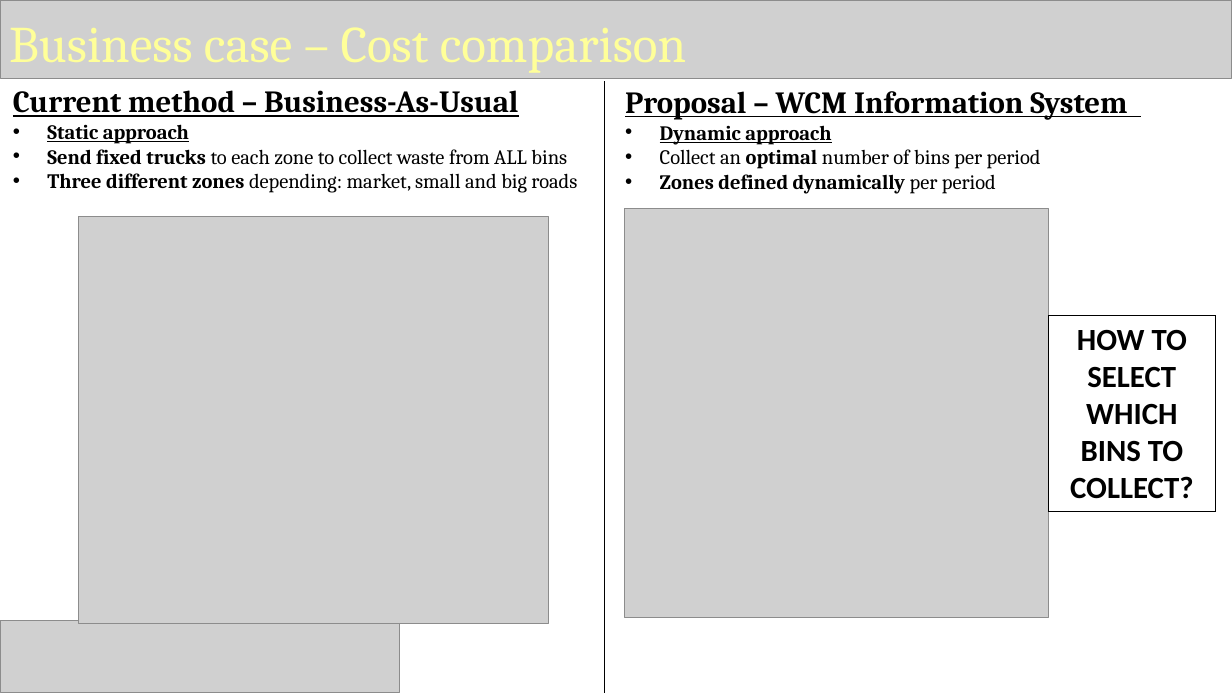
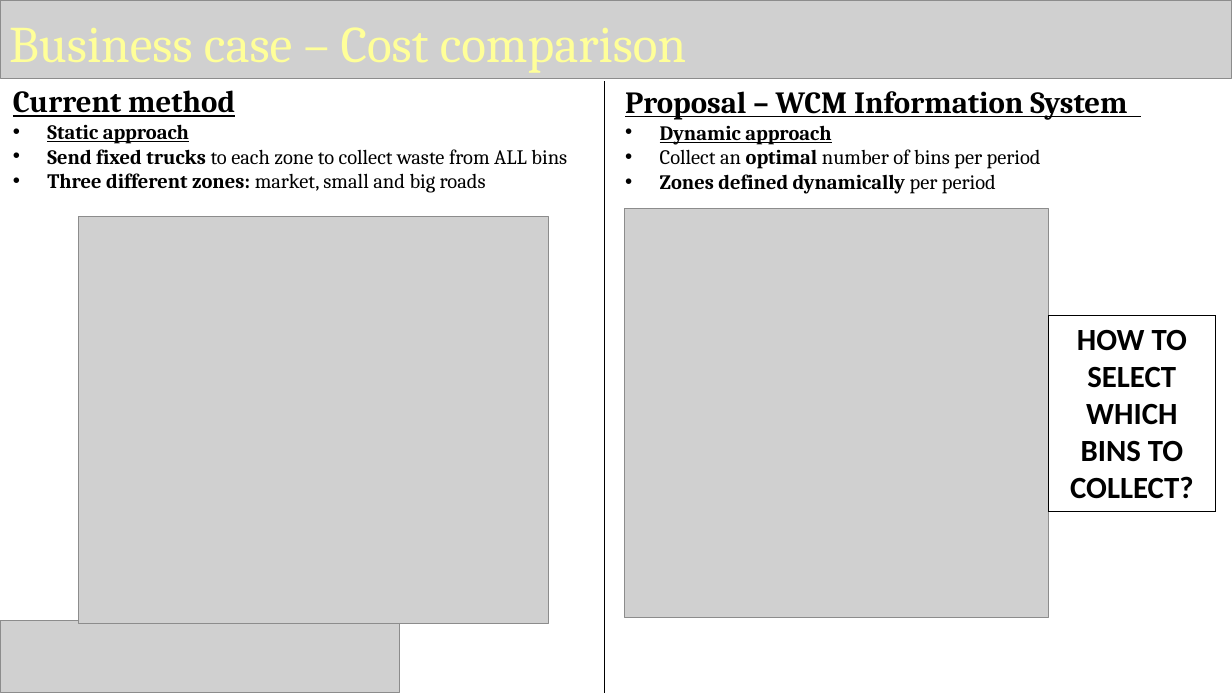
Before and after one commit to MariaFdez/StochasticModels, a slide deck: slide 7 of presentation_Stochastics_final.pptm. Drawn at 1232x693 pixels with LibreOffice and Linux fonts; fonts in the diff are those of the drawing; grey boxes stand for pictures. Boxes give left, top, right and bottom in pixels: in the first picture for what was removed or moved away, otherwise in the second. Text is boxed around its words. In the diff, an @@ line names an element or a change of style, - is before the commit and + after.

```diff
--- a/presentation_Stochastics_final.pptm
+++ b/presentation_Stochastics_final.pptm
@@ text at (13, 90, 235, 117): text changed @@
-  Current method – Business-As-Usual
+  Current method
@@ text at (47, 173, 486, 193): text changed @@
-  • Three different zones depending: market, small and big roads
+  • Three different zones: market, small and big roads
```
Also in this commit, not shown: 10 other slides changed, 1 slide added, 1 slide removed, 3 other files.
